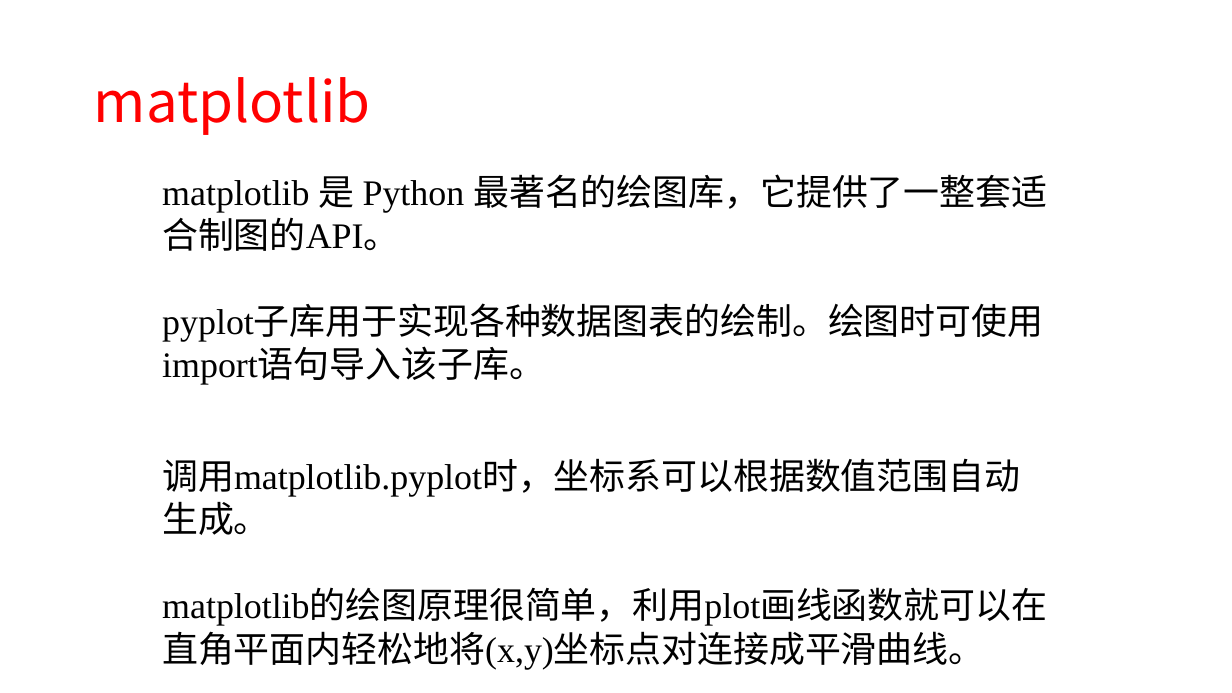
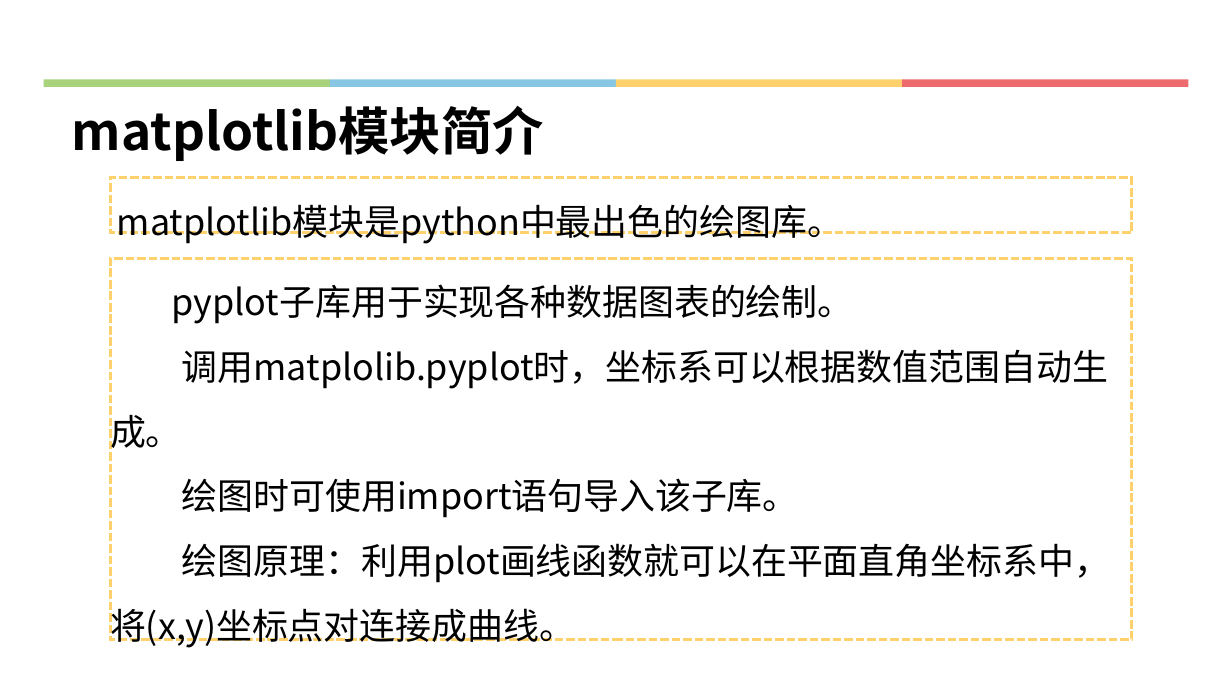
Before and after one commit to hongm32/2020design, a slide deck: slide 11 of 【第22课】走近数据分析②/【第22课】走近数据分析.pptx (slide 13 before the commit). Drawn at 1232x693 pixels with LibreOffice and Linux fonts; fonts in the diff are those of the drawing. Boxes give left, top, right and bottom in pixels: in the first picture for what was removed or moved away, otherwise in the second. Text is boxed around its words. In the diff, an @@ line names an element or a change of style, - is before the commit and + after.

Commit message:
调整课程设计，修改《【第22课】走近数据分析》课件、源码

```diff
--- a/【第22课】走近数据分析②/【第22课】走近数据分析.pptx
+++ b/【第22课】走近数据分析②/【第22课】走近数据分析.pptx
@@ title removed at (94,77,371,135) @@
-matplotlib
@@ group added at (43,79,1189,87): 4 rectangles @@
@@ text added at (72,106,544,161), 40 pt, text #000000, bold @@
+matplotlib模块简介
@@ rectangle added at (110,177,1132,233), outline #FED16C 2.25 pt dashed, 28 pt, text #000000 @@
+matplotlib模块是python中最出色的绘图库。
@@ text removed at (162,174,1047,385) @@
-matplotlib 是 Python 最著名的绘图库，它提供了一整套适合制图的API。
-pyplot子库用于实现各种数据图表的绘制。绘图时可使用import语句导入该子库。
@@ rectangle "pyplot子库用于实现各种数据图表的绘制。": place and size @@
-rectangle "pyplot子库用于实现各种数据图表的绘制。" at (162,458,1047,670)
+rectangle "pyplot子库用于实现各种数据图表的绘制。" at (110,258,1132,640)
@@ rectangle "pyplot子库用于实现各种数据图表的绘制。" at (110,258,1132,640): outline none to #FED16C 2.25 pt dashed @@
@@ text in rectangle at (110,284,1110,648): text changed; font Times New Roman to Noto Sans CJK SC @@
-调用matplotlib.pyplot时，坐标系可以根据数值范围自动生成。
-matplotlib的绘图原理很简单，利用plot画线函数就可以在直角平面内轻松地将(x,y)坐标点对连接成平滑曲线。
+pyplot子库用于实现各种数据图表的绘制。
+调用matplolib.pyplot时，坐标系可以根据数值范围自动生成。
+绘图时可使用import语句导入该子库。
+绘图原理：利用plot画线函数就可以在平面直角坐标系中，将(x,y)坐标点对连接成曲线。
```
Also in this commit, not shown: 4 other slides changed, 7 slides added, 1 slide removed, 9 other files.
